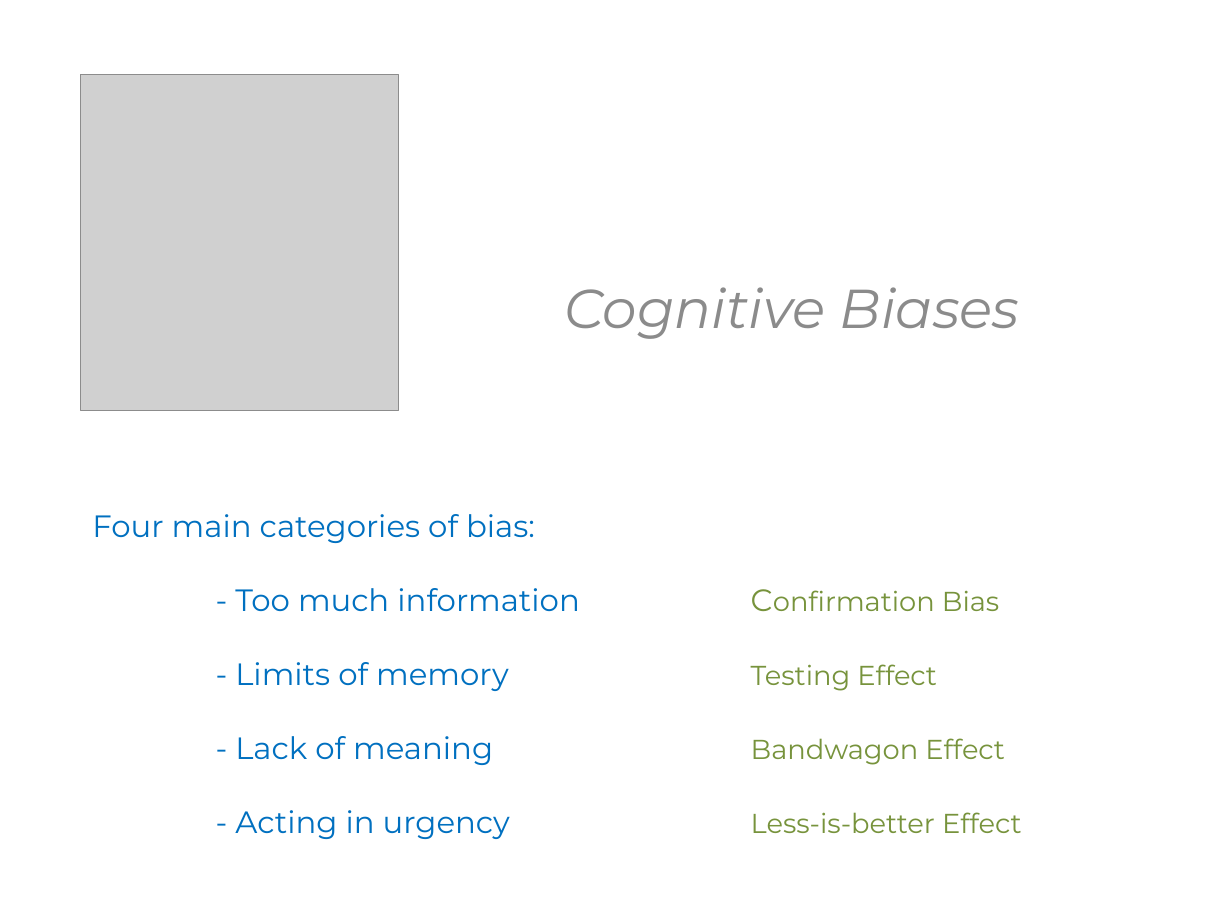
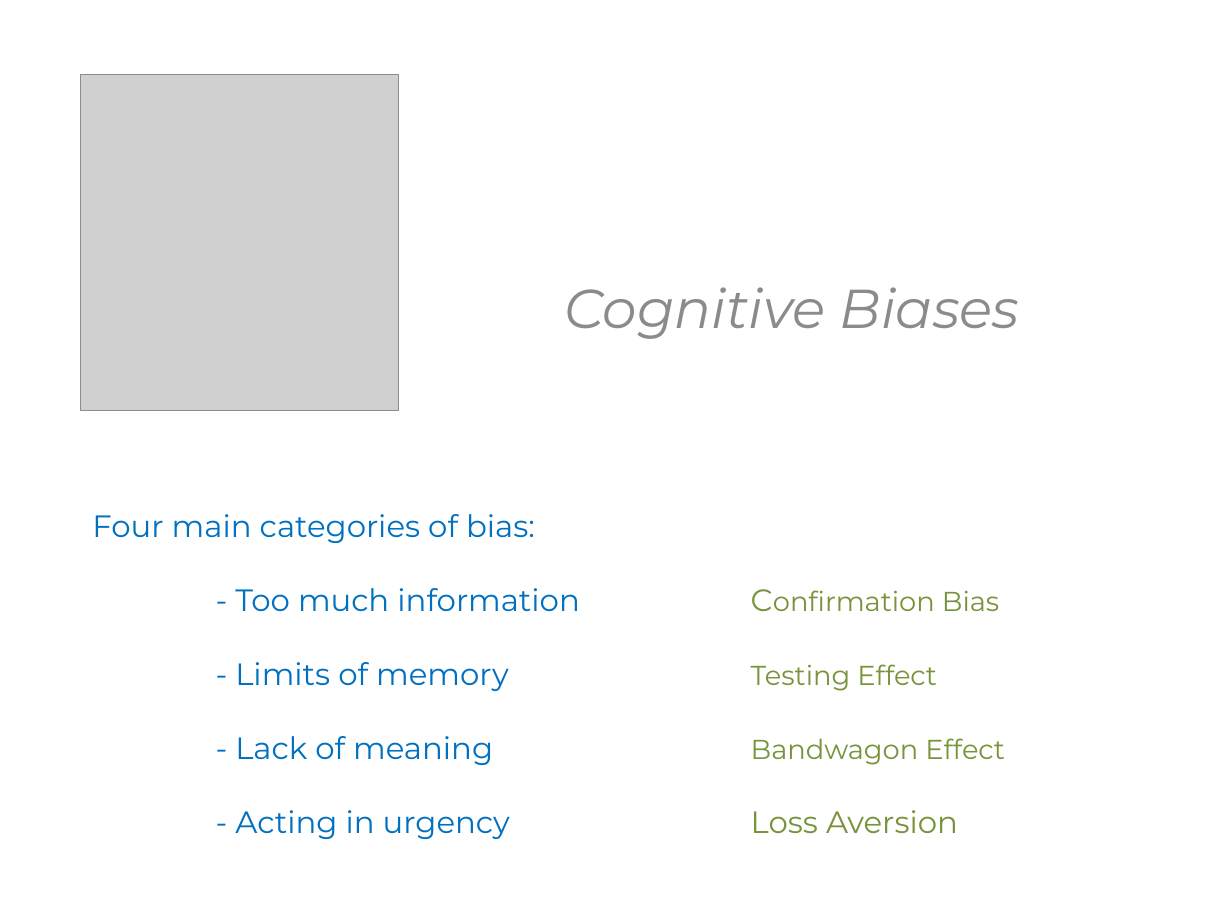
Before and after one commit to KhrisFernandez/tdd, a slide deck: slide 18 of initiation/resources/TDD - Initiation - EN.pptx (slide 17 before the commit). Drawn at 1232x924 pixels with LibreOffice and Linux fonts; fonts in the diff are those of the drawing; grey boxes stand for pictures. Boxes give left, top, right and bottom in pixels: in the first picture for what was removed or moved away, otherwise in the second. Text is boxed around its words. In the diff, an @@ line names an element or a change of style, - is before the commit and + after.

```diff
--- a/initiation/resources/TDD - Initiation - EN.pptx
+++ b/initiation/resources/TDD - Initiation - EN.pptx
@@ text at <box>751,810,958,833</box>: text changed; size 16 to 18 pt @@
-Less-is-better Effect
+Loss Aversion
```
Also in this commit, not shown: 1 other slide changed, 1 slide added, 3 other files.
